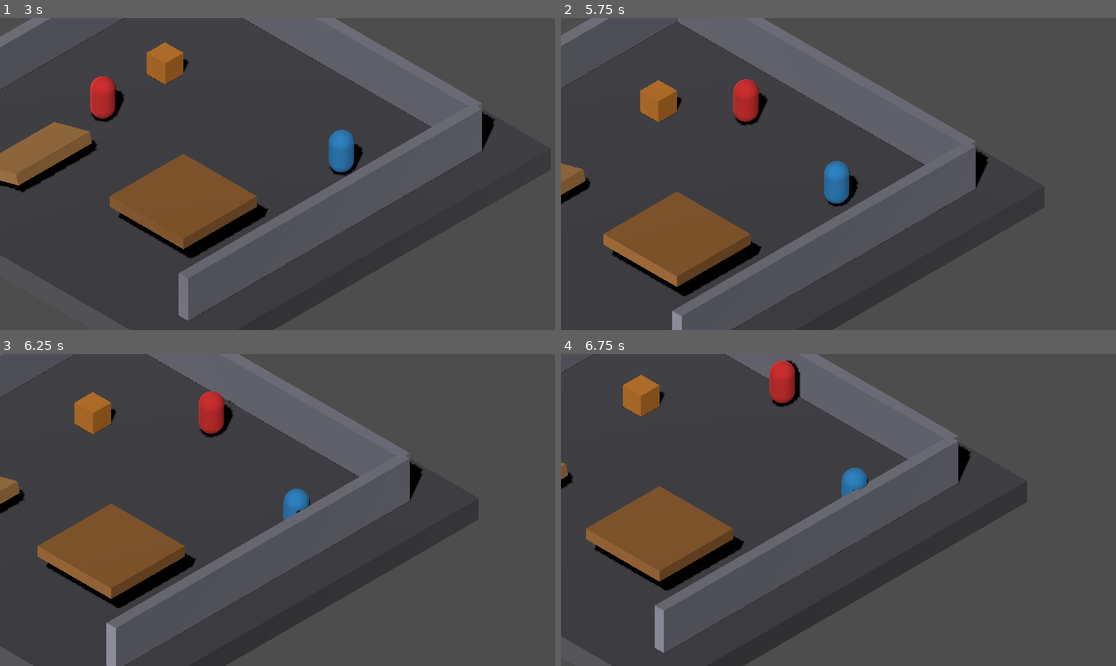
Above: before the commit, frames 1-4 (two rows, left to right).
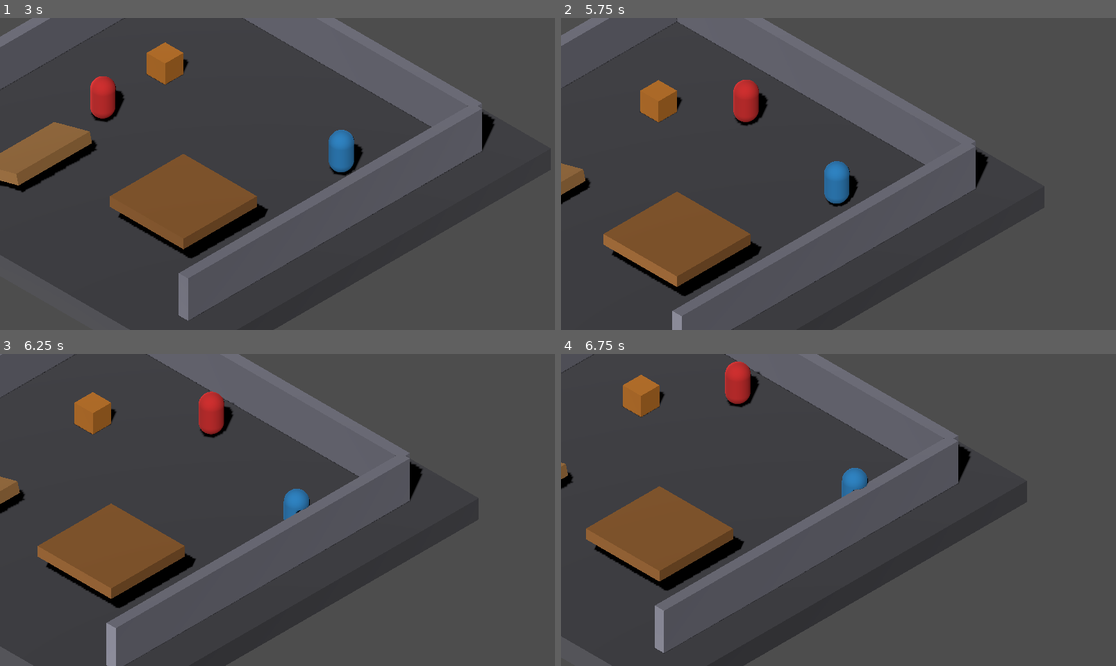
Above: after the commit, the same moments.

Repository: czoesq/3d-stealth
Game: Godot game, scene res://test_world.tscn
Two runs of this game, one before a commit and one after it. Both use one fixed random seed, a clock stepped at 60 frames per second and the inputs below.
Inputs:
- Up to frame 1 (3 s): tap Enter at 0.5 s; hold D (move_right) 0.53-1.28 s; tap C (crouch_toggle) at 0.6, 2.1 s; tap Space (jump) at 0.77, 1.52 s; hold S (move_back) 1.28-2.03 s; tap Shift (sprint) at 1.35, 2.85 s; hold D (move_right) 2.03-2.78 s; hold W (move_forward) from 2.78 s (still down)
- Up to frame 2 (5.75 s): tap Space (jump) at 3.02, 3.77, 4.52 s; release W (move_forward) at 3.53 s; hold A (move_left) 3.53-5.03 s; tap C (crouch_toggle) at 3.6, 5.1 s; tap Shift (sprint) at 4.35 s; hold S (move_back) from 5.03 s (still down)
- Up to frame 3 (6.25 s): release S (move_back) at 5.78 s; hold D (move_right) from 5.78 s (still down); tap Shift (sprint) at 5.85 s; tap Space (jump) at 6.02 s
- Up to frame 4 (6.75 s): release D (move_right) at 6.53 s; hold W (move_forward) from 6.53 s (still down); tap C (crouch_toggle) at 6.6 s

Frame 1 is identical in both runs. In frame 2, less than 0.1% of the frame differs, in the area x 31-38%, y 19-35%; in frame 3, less than 0.1%; in frame 4, 1.4%, in the area x 29-44%, y 2-18%.

Commit message:
Shrink nav mesh to 14x14 inside walls, clamp auto-generated patrol points to ±6

Diff:
--- a/Scripts/AI/enemy_controller.gd
+++ b/Scripts/AI/enemy_controller.gd
@@ -148,17 +148,24 @@
 	var circular := randi() % 2 == 0
 	var angle_offset := randf_range(0.0, TAU)
 	var radius := randf_range(patrol_radius * 0.4, patrol_radius * 0.8)
+	var nav_half := 6.0
 	for i in n:
 		var pt := Marker3D.new()
 		pt.name = "PatrolPoint_%d" % i
 		var pos: Vector3
-		if circular:
-			var a := angle_offset + float(i) / float(n) * TAU
-			pos = start_position + Vector3(cos(a) * radius, 0.0, sin(a) * radius)
-		else:
-			var t := float(i) / float(n - 1) * 2.0 - 1.0
-			var dir := Vector3(cos(angle_offset), 0.0, sin(angle_offset))
-			pos = start_position + dir * t * radius
+		for attempt in 10:
+			if circular:
+				var a := angle_offset + float(i) / float(n) * TAU
+				pos = start_position + Vector3(cos(a) * radius, 0.0, sin(a) * radius)
+			else:
+				var t := float(i) / float(n - 1) * 2.0 - 1.0
+				var dir := Vector3(cos(angle_offset), 0.0, sin(angle_offset))
+				pos = start_position + dir * t * radius
+			if abs(pos.x) <= nav_half and abs(pos.z) <= nav_half:
+				break
+			angle_offset += deg_to_rad(30.0)
+		pos.x = clampf(pos.x, -nav_half, nav_half)
+		pos.z = clampf(pos.z, -nav_half, nav_half)
 		pt.position = pos - global_position
 		container.add_child(pt)
 		patrol_points.append(pt)
--- a/Scripts/Navigation/ground_nav.gd
+++ b/Scripts/Navigation/ground_nav.gd
@@ -4,7 +4,7 @@
 	var src := StaticBody3D.new()
 	var col := CollisionShape3D.new()
 	var box := BoxShape3D.new()
-	box.size = Vector3(20, 0.1, 20)
+	box.size = Vector3(14, 0.1, 14)
 	col.shape = box
 	src.add_child(col)
 	add_child(src)
@@ -20,7 +20,7 @@
 	NavigationServer3D.bake_from_source_geometry_data(nav_mesh, source_geo)
 	navigation_mesh = nav_mesh
 
-	print("ground_nav: polygons=%d vertices=%d" % [nav_mesh.get_polygon_count(), nav_mesh.vertices.size()])
-
 	remove_child(src)
 	src.queue_free()
+
+	print("ground_nav: polygons=%d vertices=%d" % [nav_mesh.get_polygon_count(), nav_mesh.vertices.size()])
